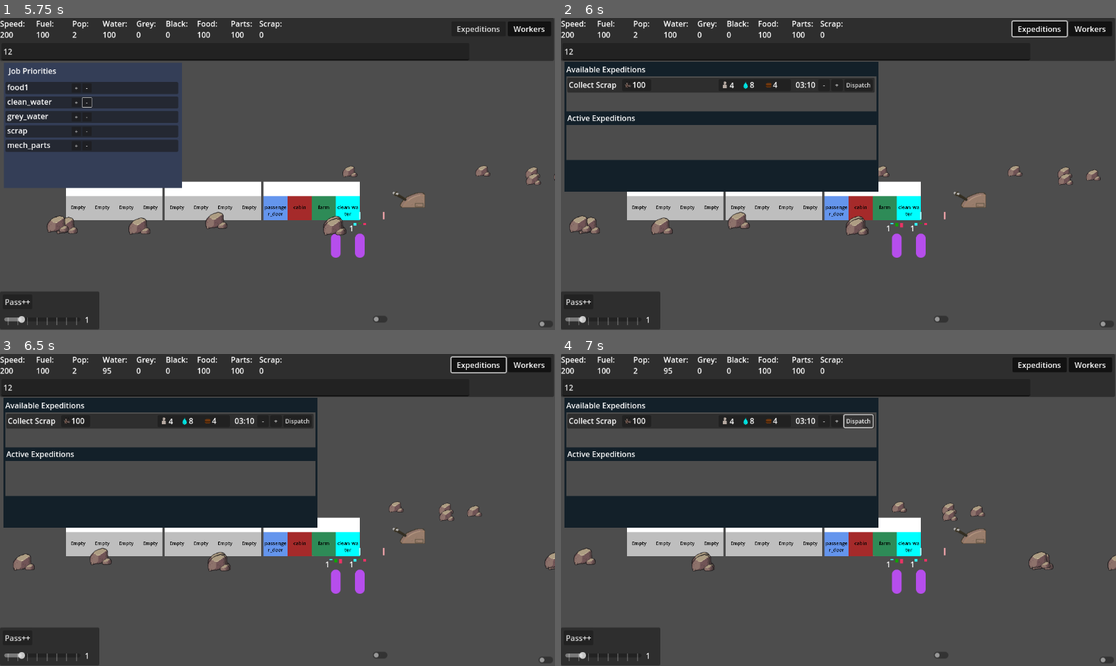
Above: before the commit, frames 1-4 (two rows, left to right).
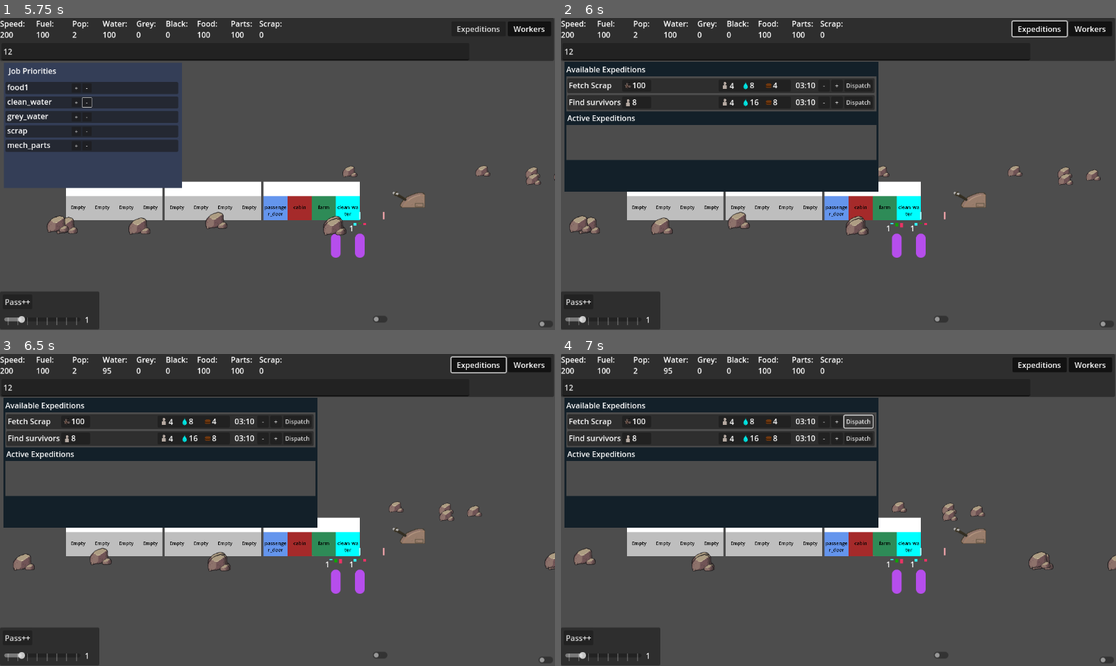
Above: after the commit, the same moments.

Repository: Sphinx111/ed_and_morgs_train_builder
Game: Godot game, scene res://Scenes/traincar.tscn
Two runs of this game, one before a commit and one after it. Both use one fixed random seed, a clock stepped at 60 frames per second and the inputs below.
Inputs (mouse positions are in pixels of both pictures, inside the frame that each line leads up to):
- Up to frame 1 (5.75 s): click (233, 52) at 0.52 s; type "12" at 0.6 s; click "Workers" at 1.25 s; click "Pass++" at 2 s; click "+" at 2.75 s; click "-" at 3.5 s; click (543, 323) at 4.25 s; click (377, 320) at 5 s
- Up to frame 2 (6 s): click "Expeditions" at 5.75 s
- Up to frame 3 (6.5 s): no input
- Up to frame 4 (7 s): click "Dispatch" at 6.5 s

Frame 1 is identical in both runs. In frame 2, 2.8% of the frame differs, in the area x 1-57%, y 20-30%; in frame 3, 2.8%; in frame 4, 2.8%, in the area x 1-57%, y 19-30%.

Commit message:
Enhanced Expeditions behaviour

Diff:
--- a/Globals.gd
+++ b/Globals.gd
@@ -58,6 +58,7 @@
 const mech_parts_texture : Texture2D = preload("res://images/mech_parts_icon.png")
 const scrap_texture : Texture2D = preload("res://images/scrap_icon.png")
 const pop_texture : Texture2D = preload("res://images/Pop_Icon.png")
+const blank_texture : Texture2D = preload("res://images/Icon_background.png")
 
 # manifest values to help with function returns making more sense
 const RESULT_OK = 0
--- a/MapHandler.gd
+++ b/MapHandler.gd
@@ -29,9 +29,9 @@
 	selectedTrain = newTrain
 
 func train_step():
-	mainRoute.update_trainPos(selectedTrain.speed * local_to_global_speed_conversion * Globals.time_factor)
-	sun1.progress -= sunspeed * Globals.time_factor
-	sun2.progress -= sunspeed * Globals.time_factor
+	mainRoute.update_trainPos(selectedTrain.speed * local_to_global_speed_conversion)
+	sun1.progress -= sunspeed
+	sun2.progress -= sunspeed
 	update_time_to_sun()
 
 func request_resources(wantedType : String) -> float:
--- a/Scenes/ActiveExpedition.gd
+++ b/Scenes/ActiveExpedition.gd
@@ -10,6 +10,7 @@
 var travel_time : int = 0
 var time_passed : int = 0
 var collection_time : int = 0
+var resource_spot : ResourceSpot = null
 
 var target_resources : Array = []
 var resources_gathered : Dictionary = {}
@@ -30,6 +31,7 @@
 var label2 : Label = null
 var time_label : Label = null
 var progress_bar : Panel = null
+var return_button : Button = null
 
 static func new_expedition(index : int, optionSelected : ExpeditionOption, passengersArray : Array[Passenger]):
 	var new_expedition : ActiveExpedition = my_scene.instantiate()
@@ -40,6 +42,7 @@
 	new_expedition.travel_time = optionSelected.travel_time
 	new_expedition.target_resources = optionSelected.max_gain
 	new_expedition.passengers = passengersArray
+	new_expedition.resource_spot = optionSelected.resource_spot
 	return new_expedition
 
 func _ready():
@@ -53,6 +56,8 @@
 	time_label = get_node("ProgressBackground/TimeLabel")
 	progress_bar = get_node("ProgressBackground/ProgressBar")
 	progress_background_width = get_node("ProgressBackground").size.x
+	return_button = get_node("ReturnButton")
+	return_button.pressed.connect(_on_return_button_pressed)
 	collection_time = total_duration - (2 * travel_time)
 
 	self.name_label.text = "%s %d" % [original_name, index]
@@ -80,7 +85,7 @@
 	if time_passed >= travel_time and time_passed < (total_duration - travel_time):
 		collect_resources()
 	self.time_label.text = "%s" % Helpers.seconds_to_mm_ss(total_duration - time_passed)
-	progress_bar.size.x += (progress_background_width / total_duration)
+	progress_bar.size.x = (progress_background_width / total_duration * time_passed)
 
 func collect_resources():
 	for i in range(target_resources.size()):
@@ -97,3 +102,12 @@
 			label1.text = Helpers.pretty_print_float(resources_gathered[resourceType])
 		elif i == 1:
 			label2.text = Helpers.pretty_print_float(resources_gathered[resourceType])
+
+func _on_return_button_pressed():
+	time_passed = travel_time + collection_time
+	return_button.text = "Abandon"
+	return_button.pressed.disconnect(_on_return_button_pressed)
+	return_button.pressed.connect(_on_abandon_button_pressed)
+
+func _on_abandon_button_pressed():
+	get_parent().get_parent().abandon_expedition(self)
--- a/Scenes/ExpeditionOption.gd
+++ b/Scenes/ExpeditionOption.gd
@@ -4,19 +4,36 @@
 ## This class holds variables for an expedition, and controls how it displays in the Expeditions Tracker
 @export var display_name : String = "Collect Scrap"
 
+const my_scene = preload("res://Scenes/expedition_option.tscn")
+
+var controller : ExpeditionsController = null
+
 var min_pop : int = 4        ## Minimum number of people required for expedition
 var time_needed : int = 190  ## Time required for expedition, in game ticks
 var travel_time : int = 60
+var resource_spot : ResourceSpot = null
 
 # List of resources which can be gained from the expedition
 #  [resource name, amount, chance to find, texture to use, and icon color modulate]
 var max_gain : Array = [["scrap", 25, 1.0, Globals.scrap_texture, Color.WHITE]]
+
+const default_gains : Dictionary = {
+	"scrap" : ["scrap", 25, 1.0, Globals.scrap_texture, Color.WHITE],
+	"clean_water" : ["clean_water", 15, 1.0, Globals.water_texture, Color.AQUA],
+	"pop" : ["pop", 2, 1.0, Globals.pop_texture, Color.WHITE]
+}
 
 # List of resources required to launch the expedition, per person
 #  [resource name, amount, texture to use, icon color modulate
 var costs : Array = [["pop", 1, Globals.pop_texture, Color.WHITE],
 					 ["clean_water", 2, Globals.water_texture, Color.AQUA],
 					 ["food1", 1, Globals.food_texture, Color.SADDLE_BROWN]]
+
+const default_costs : Dictionary = {
+	"pop" : ["pop", 1, Globals.pop_texture, Color.WHITE],
+	"clean_water" : ["clean_water", 2, Globals.water_texture, Color.AQUA],
+	"food1" : ["food1", 1, Globals.food_texture, Color.SADDLE_BROWN]
+}
 
 # Tracking variables
 var pop_allocated : int = 4
@@ -40,7 +57,45 @@
 var cost2_sprite : Sprite2D = null
 var cost2_label : Label = null
 
+var dispatch_button : Button = null
+var increase_button : Button = null
+var decrease_button : Button = null
+
 var time_label : Label = null
+
+static func new_expedition(display_name : String, resource_to_gather : String, resource_spot : ResourceSpot) -> ExpeditionOption:
+	var new_option : ExpeditionOption = my_scene.instantiate()
+	new_option.display_name = display_name
+	new_option.resource_spot = resource_spot
+
+	new_option.max_gain = get_default_gain_from_type(resource_to_gather)
+	new_option.costs = get_default_costs_from_type(resource_to_gather)
+	return new_option
+
+static func get_default_gain_from_type(typeWanted : String):
+	if default_gains.has(typeWanted):
+		return [default_gains[typeWanted]]
+	else:
+		return [[typeWanted, 1.0, 1.0, Globals.blank_texture, Color.WHITE]]
+
+static func get_default_costs_from_type(typeWanted : String) -> Array:
+	var result = []
+	if typeWanted == "scrap":
+		result.append(default_costs["pop"])
+		result.append(default_costs["clean_water"])
+		result.append(default_costs["food1"])
+	elif typeWanted == "clean_water":
+		result.append(default_costs["pop"])
+		result.append(default_costs["clean_water"].duplicate())
+		result[1][1] = 2      # Increased cost for water missions
+		result.append(default_costs["food1"])
+	elif typeWanted == "pop":
+		result.append(default_costs["pop"])
+		result.append(default_costs["clean_water"].duplicate())
+		result[1][1] = 4
+		result.append(default_costs["food1"].duplicate())
+		result[2][1] = 2
+	return result
 
 func _ready():
 	name_label = get_node("NameLabel")
@@ -55,6 +110,15 @@
 	cost2_sprite = get_node("CostPanel/Sprite2")
 	cost2_label = get_node("CostPanel/Cost2")
 	time_label = get_node("TimeLabel")
+	dispatch_button = get_node("DispatchButton")
+	increase_button = get_node("AddPopButton")
+	decrease_button = get_node("RemovePopButton")
+
+	controller = get_parent().get_parent()
+
+	dispatch_button.pressed.connect(_on_dispatch_button_pressed)
+	increase_button.pressed.connect(_on_add_pop_button_pressed)
+	decrease_button.pressed.connect(_on_remove_pop_button_pressed)
 
 	update_full_option()
 
@@ -148,5 +212,4 @@
 
 
 func _on_dispatch_button_pressed() -> void:
-	var controller : ExpeditionsController = get_parent().get_parent()
 	controller.dispatch_expedition(self)
--- a/Scenes/ExpeditionsController.gd
+++ b/Scenes/ExpeditionsController.gd
@@ -7,12 +7,34 @@
 var expeditions_awaiting_cleanup : Array[ActiveExpedition] = []
 var selectedTrain : Train = null
 var active_expeditions_panel : Panel = null
+var available_expeditions_panel : Panel = null
+const height_of_option : float = 31.0
+const separation_between_options : float = 4.0
+
+signal expeditions_finished
 
 func _ready():
 	active_expeditions_panel = get_node("ActiveExpeditionsPanel")
+	available_expeditions_panel = get_node("OptionsPanel")
 	selectedTrain = get_parent().selectedTrain
 
-func dispatch_expedition(typeToStart : ExpeditionOption):
+	var newOption : ExpeditionOption = ExpeditionOption.new_expedition("Fetch Scrap", "scrap", null)
+	options_available.append(newOption)
+	available_expeditions_panel.add_child(newOption)
+	newOption.position.y = (0 * (height_of_option + separation_between_options)) + separation_between_options
+	newOption = ExpeditionOption.new_expedition("Find survivors", "pop", null)
+	options_available.append(newOption)
+	available_expeditions_panel.add_child(newOption)
+	newOption.position.y = (1 * (height_of_option + separation_between_options)) + separation_between_options
+
+	expeditions_finished.connect(selectedTrain.receive_expeditions_finished_signal)
+
+
+func dispatch_expedition(typeToStart : ExpeditionOption) -> int:
+	# an expidition can only be launched when the train is stopped
+	if selectedTrain.speed > 0:
+		return Globals.EXCEEDS_MAX_SPEED
+
 	# Check if there are sufficient resources to launch the expedition
 	var can_launch : bool = true
 	for cost in typeToStart.costs:
@@ -22,6 +44,9 @@
 	if can_launch == false:
 		return Globals.NO_RESOURCES
 
+	for cost in typeToStart.costs:
+		selectedTrain.add_res(cost[0], -cost[1])
+
 	var index_to_use : int = 1
 	for expedition in expeditions_active:
 		if expedition.original_name == typeToStart.display_name:
@@ -30,9 +55,11 @@
 	var new_expedition : ActiveExpedition = ActiveExpedition.new_expedition(index_to_use, typeToStart, passengersArray)
 	expeditions_active.append(new_expedition)
 	active_expeditions_panel.add_child(new_expedition)
+	new_expedition.position.y = ((expeditions_active.size() - 1) * (height_of_option + separation_between_options)) + separation_between_options
 	return Globals.RESULT_OK
 
 func train_tick():
+	var initial_count : int = expeditions_active.size()
 	for expedition in expeditions_active:
 		expedition.train_tick()
 		if expedition.time_passed >= expedition.total_duration:
@@ -44,8 +71,14 @@
 		toDelete.queue_free()
 	expeditions_awaiting_cleanup = []
 
+	if initial_count > 0 and expeditions_active.size() == 0:
+		expeditions_finished.emit()              ## If we have just finished all expeditions, emit a signal
 
 func complete_expedition(completed : ActiveExpedition):
 	for key in completed.resources_gathered.keys():
 		selectedTrain.add_res(key, completed.resources_gathered[key])
 	selectedTrain.recover_expedition(completed.passengers)
+
+func abandon_expedition(abandoned : ActiveExpedition):
+	expeditions_active.erase(abandoned)
+	abandoned.queue_free()
--- a/Scenes/active_expedition.tscn
+++ b/Scenes/active_expedition.tscn
@@ -14,7 +14,7 @@
 offset_bottom = 34.0
 script = ExtResource("1_cve47")
 
-[node name="Button" type="Button" parent="."]
+[node name="ReturnButton" type="Button" parent="."]
 layout_mode = 0
 offset_left = 575.0
 offset_top = 3.0
--- /dev/null
+++ b/Scenes/expedition_option.tscn
@@ -0,0 +1,126 @@
+[gd_scene load_steps=6 format=3 uid="uid://c1ja4h8m3bxmk"]
+
+[ext_resource type="Script" uid="uid://cl586ua4c23hc" path="res://Scenes/ExpeditionOption.gd" id="1_tsbr2"]
+[ext_resource type="Texture2D" uid="uid://dreadage4q14n" path="res://images/Water_Icon.png" id="2_biqpn"]
+[ext_resource type="Texture2D" uid="uid://cla8b6uc21p5v" path="res://images/food_icon.png" id="3_labxj"]
+[ext_resource type="Texture2D" uid="uid://bhgh5xiobf8gh" path="res://images/Pop_Icon.png" id="4_jf32k"]
+[ext_resource type="Texture2D" uid="uid://dbqhndenl23nt" path="res://images/scrap_icon.png" id="5_0bk6a"]
+
+[node name="ExpeditionOption" type="Panel"]
+offset_left = 2.0
+offset_top = 3.0
+offset_right = 640.0
+offset_bottom = 34.0
+script = ExtResource("1_tsbr2")
+
+[node name="DispatchButton" type="Button" parent="."]
+layout_mode = 0
+offset_left = 575.0
+offset_top = 3.0
+offset_right = 634.0
+offset_bottom = 28.0
+theme_override_font_sizes/font_size = 12
+text = "Dispatch"
+
+[node name="NameLabel" type="Label" parent="."]
+layout_mode = 0
+offset_left = 3.0
+offset_top = 3.0
+offset_right = 49.0
+offset_bottom = 28.0
+text = "Collect Scrap"
+
+[node name="CostPanel" type="Panel" parent="."]
+layout_mode = 0
+offset_left = 314.0
+offset_top = 3.0
+offset_right = 464.0
+offset_bottom = 28.0
+
+[node name="Sprite1" type="Sprite2D" parent="CostPanel"]
+modulate = Color(0, 1, 1, 1)
+position = Vector2(56, 12)
+scale = Vector2(0.15, 0.15)
+texture = ExtResource("2_biqpn")
+
+[node name="Sprite2" type="Sprite2D" parent="CostPanel"]
+modulate = Color(0.545098, 0.270588, 0.0745098, 1)
+position = Vector2(104, 12)
+scale = Vector2(0.15, 0.15)
+texture = ExtResource("3_labxj")
+
+[node name="Cost1" type="Label" parent="CostPanel"]
+layout_mode = 0
+offset_left = 65.0
+offset_right = 99.0
+offset_bottom = 23.0
+text = "8"
+
+[node name="Cost2" type="Label" parent="CostPanel"]
+layout_mode = 0
+offset_left = 113.0
+offset_right = 147.0
+offset_bottom = 23.0
+text = "4"
+
+[node name="PopCost" type="Label" parent="CostPanel"]
+layout_mode = 0
+offset_left = 23.0
+offset_top = 1.0
+offset_right = 57.0
+offset_bottom = 24.0
+text = "4"
+
+[node name="PopSprite" type="Sprite2D" parent="CostPanel"]
+position = Vector2(13, 11)
+scale = Vector2(0.15, 0.15)
+texture = ExtResource("4_jf32k")
+
+[node name="GainPanel" type="Panel" parent="."]
+layout_mode = 0
+offset_left = 114.0
+offset_top = 3.0
+offset_right = 294.0
+offset_bottom = 28.0
+
+[node name="Sprite1" type="Sprite2D" parent="GainPanel"]
+position = Vector2(12, 12)
+scale = Vector2(0.15, 0.15)
+texture = ExtResource("5_0bk6a")
+
+[node name="Cost1" type="Label" parent="GainPanel"]
+layout_mode = 0
+offset_left = 21.0
+offset_right = 55.0
+offset_bottom = 23.0
+text = "100"
+
+[node name="AddPopButton" type="Button" parent="."]
+layout_mode = 0
+offset_left = 548.0
+offset_top = 3.0
+offset_right = 572.0
+offset_bottom = 28.0
+theme_override_font_sizes/font_size = 12
+text = "+"
+
+[node name="RemovePopButton" type="Button" parent="."]
+layout_mode = 0
+offset_left = 521.0
+offset_top = 3.0
+offset_right = 545.0
+offset_bottom = 28.0
+theme_override_font_sizes/font_size = 12
+text = "-"
+
+[node name="TimeLabel" type="Label" parent="."]
+layout_mode = 0
+offset_left = 474.0
+offset_top = 3.0
+offset_right = 515.0
+offset_bottom = 26.0
+text = "03:00"
+
+[connection signal="pressed" from="DispatchButton" to="." method="_on_dispatch_button_pressed"]
+[connection signal="pressed" from="AddPopButton" to="." method="_on_add_pop_button_pressed"]
+[connection signal="pressed" from="RemovePopButton" to="." method="_on_remove_pop_button_pressed"]
--- a/Scenes/expeditions_panel.tscn
+++ b/Scenes/expeditions_panel.tscn
@@ -1,11 +1,6 @@
-[gd_scene load_steps=9 format=3 uid="uid://7br10cq877dx"]
+[gd_scene load_steps=4 format=3 uid="uid://7br10cq877dx"]
 
-[ext_resource type="Texture2D" uid="uid://dreadage4q14n" path="res://images/Water_Icon.png" id="1_0w2y3"]
 [ext_resource type="Script" uid="uid://ccgqeutqtn8jk" path="res://Scenes/ExpeditionsController.gd" id="1_bmukf"]
-[ext_resource type="Texture2D" uid="uid://cla8b6uc21p5v" path="res://images/food_icon.png" id="2_bmukf"]
-[ext_resource type="Script" uid="uid://cl586ua4c23hc" path="res://Scenes/ExpeditionOption.gd" id="2_sj53q"]
-[ext_resource type="Texture2D" uid="uid://bhgh5xiobf8gh" path="res://images/Pop_Icon.png" id="3_sj53q"]
-[ext_resource type="Texture2D" uid="uid://dbqhndenl23nt" path="res://images/scrap_icon.png" id="4_5wbo2"]
 
 [sub_resource type="StyleBoxFlat" id="StyleBoxFlat_sj53q"]
 bg_color = Color(0.0770544, 0.124854, 0.161623, 1)
@@ -46,122 +41,6 @@
 offset_bottom = 103.0
 theme_override_styles/panel = SubResource("StyleBoxFlat_o0k6p")
 
-[node name="ExpeditionOption" type="Panel" parent="OptionsPanel"]
-layout_mode = 0
-offset_left = 2.0
-offset_top = 3.0
-offset_right = 640.0
-offset_bottom = 34.0
-script = ExtResource("2_sj53q")
-
-[node name="DispatchButton" type="Button" parent="OptionsPanel/ExpeditionOption"]
-layout_mode = 0
-offset_left = 575.0
-offset_top = 3.0
-offset_right = 634.0
-offset_bottom = 28.0
-theme_override_font_sizes/font_size = 12
-text = "Dispatch"
-
-[node name="NameLabel" type="Label" parent="OptionsPanel/ExpeditionOption"]
-layout_mode = 0
-offset_left = 3.0
-offset_top = 3.0
-offset_right = 49.0
-offset_bottom = 28.0
-text = "Collect Scrap"
-
-[node name="CostPanel" type="Panel" parent="OptionsPanel/ExpeditionOption"]
-layout_mode = 0
-offset_left = 314.0
-offset_top = 3.0
-offset_right = 464.0
-offset_bottom = 28.0
-
-[node name="Sprite1" type="Sprite2D" parent="OptionsPanel/ExpeditionOption/CostPanel"]
-modulate = Color(0, 1, 1, 1)
-position = Vector2(56, 12)
-scale = Vector2(0.15, 0.15)
-texture = ExtResource("1_0w2y3")
-
-[node name="Sprite2" type="Sprite2D" parent="OptionsPanel/ExpeditionOption/CostPanel"]
-modulate = Color(0.545098, 0.270588, 0.0745098, 1)
-position = Vector2(104, 12)
-scale = Vector2(0.15, 0.15)
-texture = ExtResource("2_bmukf")
-
-[node name="Cost1" type="Label" parent="OptionsPanel/ExpeditionOption/CostPanel"]
-layout_mode = 0
-offset_left = 65.0
-offset_right = 99.0
-offset_bottom = 23.0
-text = "8"
-
-[node name="Cost2" type="Label" parent="OptionsPanel/ExpeditionOption/CostPanel"]
-layout_mode = 0
-offset_left = 113.0
-offset_right = 147.0
-offset_bottom = 23.0
-text = "4"
-
-[node name="PopCost" type="Label" parent="OptionsPanel/ExpeditionOption/CostPanel"]
-layout_mode = 0
-offset_left = 23.0
-offset_top = 1.0
-offset_right = 57.0
-offset_bottom = 24.0
-text = "4"
-
-[node name="PopSprite" type="Sprite2D" parent="OptionsPanel/ExpeditionOption/CostPanel"]
-position = Vector2(13, 11)
-scale = Vector2(0.15, 0.15)
-texture = ExtResource("3_sj53q")
-
-[node name="GainPanel" type="Panel" parent="OptionsPanel/ExpeditionOption"]
-layout_mode = 0
-offset_left = 114.0
-offset_top = 3.0
-offset_right = 294.0
-offset_bottom = 28.0
-
-[node name="Sprite1" type="Sprite2D" parent="OptionsPanel/ExpeditionOption/GainPanel"]
-position = Vector2(12, 12)
-scale = Vector2(0.15, 0.15)
-texture = ExtResource("4_5wbo2")
-
-[node name="Cost1" type="Label" parent="OptionsPanel/ExpeditionOption/GainPanel"]
-layout_mode = 0
-offset_left = 21.0
-offset_right = 55.0
-offset_bottom = 23.0
-text = "100"
-
-[node name="AddPopButton" type="Button" parent="OptionsPanel/ExpeditionOption"]
-layout_mode = 0
-offset_left = 548.0
-offset_top = 3.0
-offset_right = 572.0
-offset_bottom = 28.0
-theme_override_font_sizes/font_size = 12
-text = "+"
-
-[node name="RemovePopButton" type="Button" parent="OptionsPanel/ExpeditionOption"]
-layout_mode = 0
-offset_left = 521.0
-offset_top = 3.0
-offset_right = 545.0
-offset_bottom = 28.0
-theme_override_font_sizes/font_size = 12
-text = "-"
-
-[node name="TimeLabel" type="Label" parent="OptionsPanel/ExpeditionOption"]
-layout_mode = 0
-offset_left = 474.0
-offset_top = 3.0
-offset_right = 515.0
-offset_bottom = 26.0
-text = "03:00"
-
 [node name="ActiveExpeditionsPanel" type="Panel" parent="."]
 layout_mode = 0
 offset_left = 4.0
@@ -169,7 +48,3 @@
 offset_right = 648.0
 offset_bottom = 204.0
 theme_override_styles/panel = SubResource("StyleBoxFlat_o0k6p")
-
-[connection signal="pressed" from="OptionsPanel/ExpeditionOption/DispatchButton" to="OptionsPanel/ExpeditionOption" method="_on_dispatch_button_pressed"]
-[connection signal="pressed" from="OptionsPanel/ExpeditionOption/AddPopButton" to="OptionsPanel/ExpeditionOption" method="_on_add_pop_button_pressed"]
-[connection signal="pressed" from="OptionsPanel/ExpeditionOption/RemovePopButton" to="OptionsPanel/ExpeditionOption" method="_on_remove_pop_button_pressed"]
--- a/Train.gd
+++ b/Train.gd
@@ -94,7 +94,7 @@
 		res[key] = res[key] + amount
 		if res[key] > max_res[key]:
 			res[key] = max_res[key]    ## For now, just discard any excess resources produced
-	elif res == "pop":
+	elif key == "pop":
 		for i in range(floor(amount)):
 			passengerManager.add_passenger()
 	else:
@@ -209,7 +209,10 @@
 
 	return result
 
-
 func _on_speed_lever_changed(new_position: int) -> void:
 	target_speed = 100.0 * new_position
 	pass # Replace with function body.
+
+func receive_expeditions_finished_signal():
+	print_debug("Train has been told expeditions are finished")
+	pass
--- a/basic_ui.gd
+++ b/basic_ui.gd
@@ -27,7 +27,6 @@
 	Globals.game_tick += 1
 
 	if expeditionsController != null:
-		print("expeditionsController to tick")
 		expeditionsController.train_tick()
 
 func _ready() -> void:
